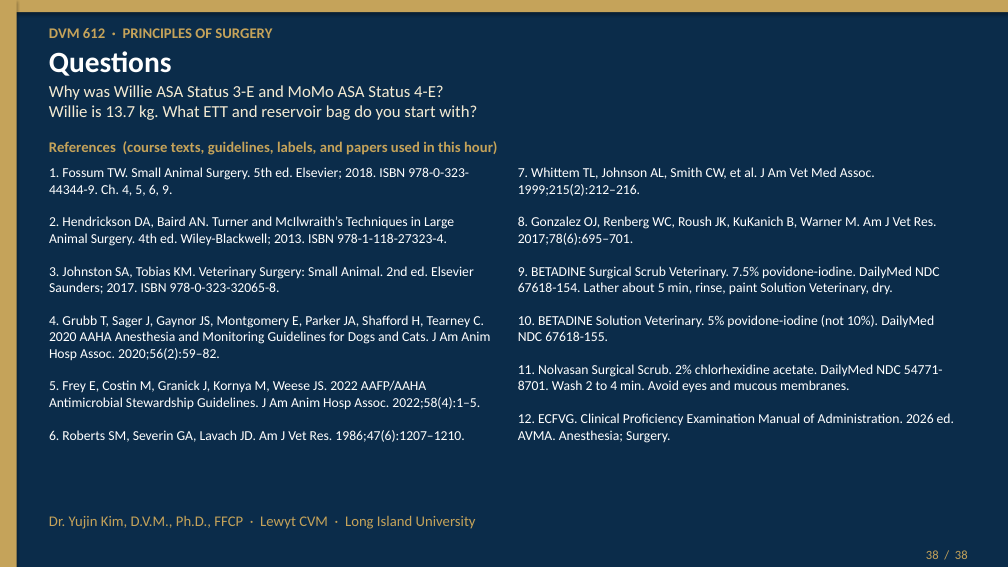
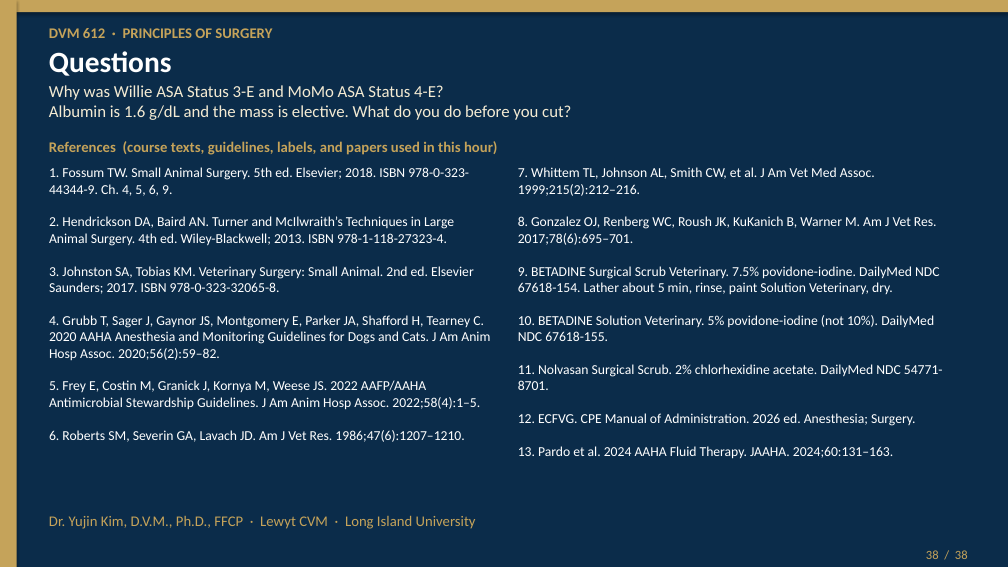
Before and after one commit to drkimvet/happycare, a slide deck: slide 38 of lectures/DVM-612_Week4_Preop_PatientPrep_Postop.pptx. Drawn at 1008x567 pixels with LibreOffice and Linux fonts; fonts in the diff are those of the drawing. Boxes give left, top, right and bottom in pixels: in the first picture for what was removed or moved away, otherwise in the second. Text is boxed around its words. In the diff, an @@ line names an element or a change of style, - is before the commit and + after.

```diff
--- a/lectures/DVM-612_Week4_Preop_PatientPrep_Postop.pptx
+++ b/lectures/DVM-612_Week4_Preop_PatientPrep_Postop.pptx
@@ text at bbox=[49, 85, 571, 120]: text changed @@
-Why was Willie ASA Status 3-E and MoMo ASA Status 4-E?
-Willie is 13.7 kg. What ETT and reservoir bag do you start with?
+Why was Willie ASA Status 3-E and MoMo ASA Status 4-E?
+Albumin is 1.6 g/dL and the mass is elective. What do you do before you cut?
@@ text at bbox=[518, 167, 943, 459]: text changed @@
-7. Whittem TL, Johnson AL, Smith CW, et al. J Am Vet Med Assoc. 1999;215(2):212–216.
-8. Gonzalez OJ, Renberg WC, Roush JK, KuKanich B, Warner M. Am J Vet Res. 2017;78(6):695–701.
-9. BETADINE Surgical Scrub Veterinary. 7.5% povidone-iodine. DailyMed NDC 67618-154. Lather about 5 min, rinse, paint Solution Veterinary, dry.
-10. BETADINE Solution Veterinary. 5% povidone-iodine (not 10%). DailyMed NDC 67618-155.
-11. Nolvasan Surgical Scrub. 2% chlorhexidine acetate. DailyMed NDC 54771-8701. Wash 2 to 4 min. Avoid eyes and mucous membranes.
-12. ECFVG. Clinical Proficiency Examination Manual of Administration. 2026 ed. AVMA. Anesthesia; Surgery.
+7. Whittem TL, Johnson AL, Smith CW, et al. J Am Vet Med Assoc. 1999;215(2):212–216.
+8. Gonzalez OJ, Renberg WC, Roush JK, KuKanich B, Warner M. Am J Vet Res. 2017;78(6):695–701.
+9. BETADINE Surgical Scrub Veterinary. 7.5% povidone-iodine. DailyMed NDC 67618-154. Lather about 5 min, rinse, paint Solution Veterinary, dry.
+10. BETADINE Solution Veterinary. 5% povidone-iodine (not 10%). DailyMed NDC 67618-155.
+11. Nolvasan Surgical Scrub. 2% chlorhexidine acetate. DailyMed NDC 54771-8701.
+12. ECFVG. CPE Manual of Administration. 2026 ed. Anesthesia; Surgery.
+13. Pardo et al. 2024 AAHA Fluid Therapy. JAAHA. 2024;60:131–163.
```
Also in this commit, not shown: 10 other slides changed, 1 slide added, 1 slide removed, 2 other files.
